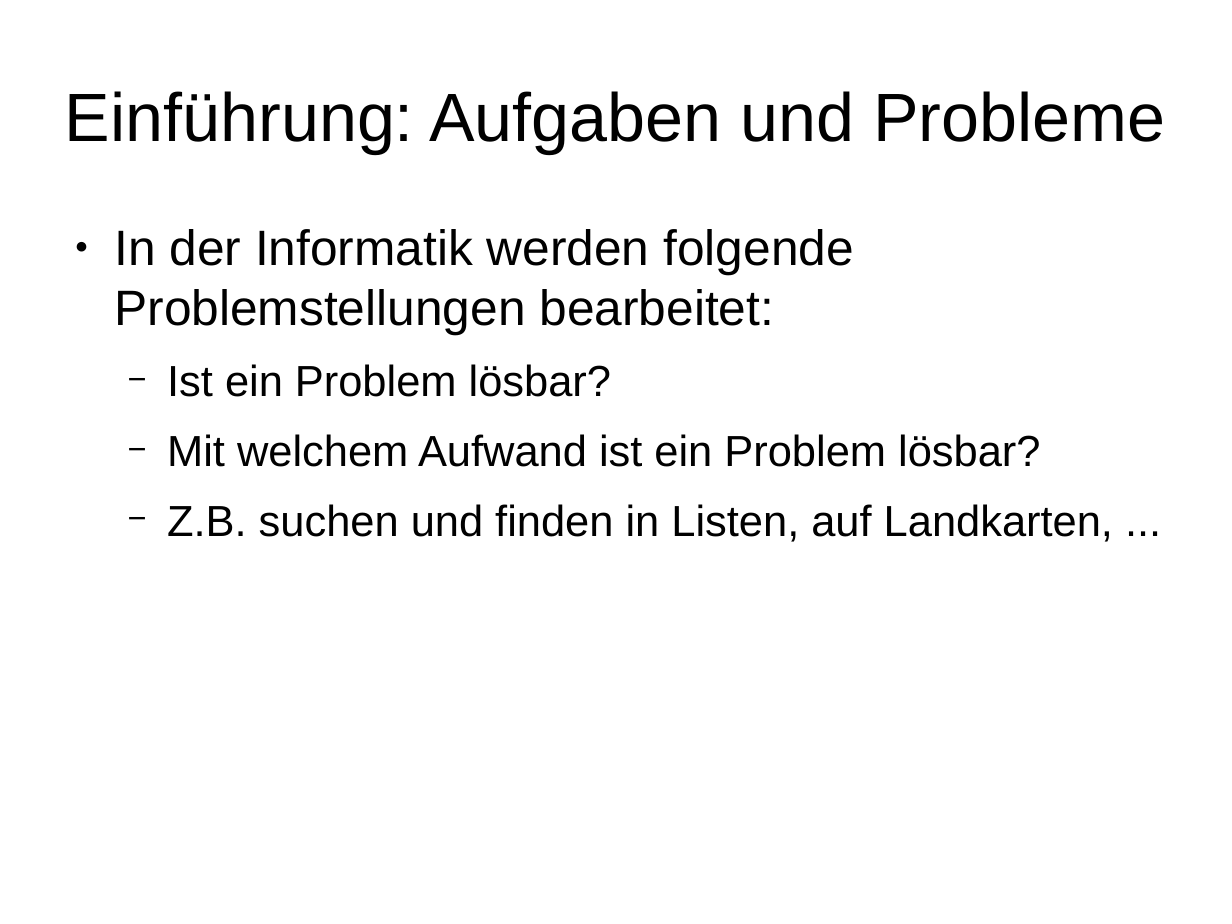
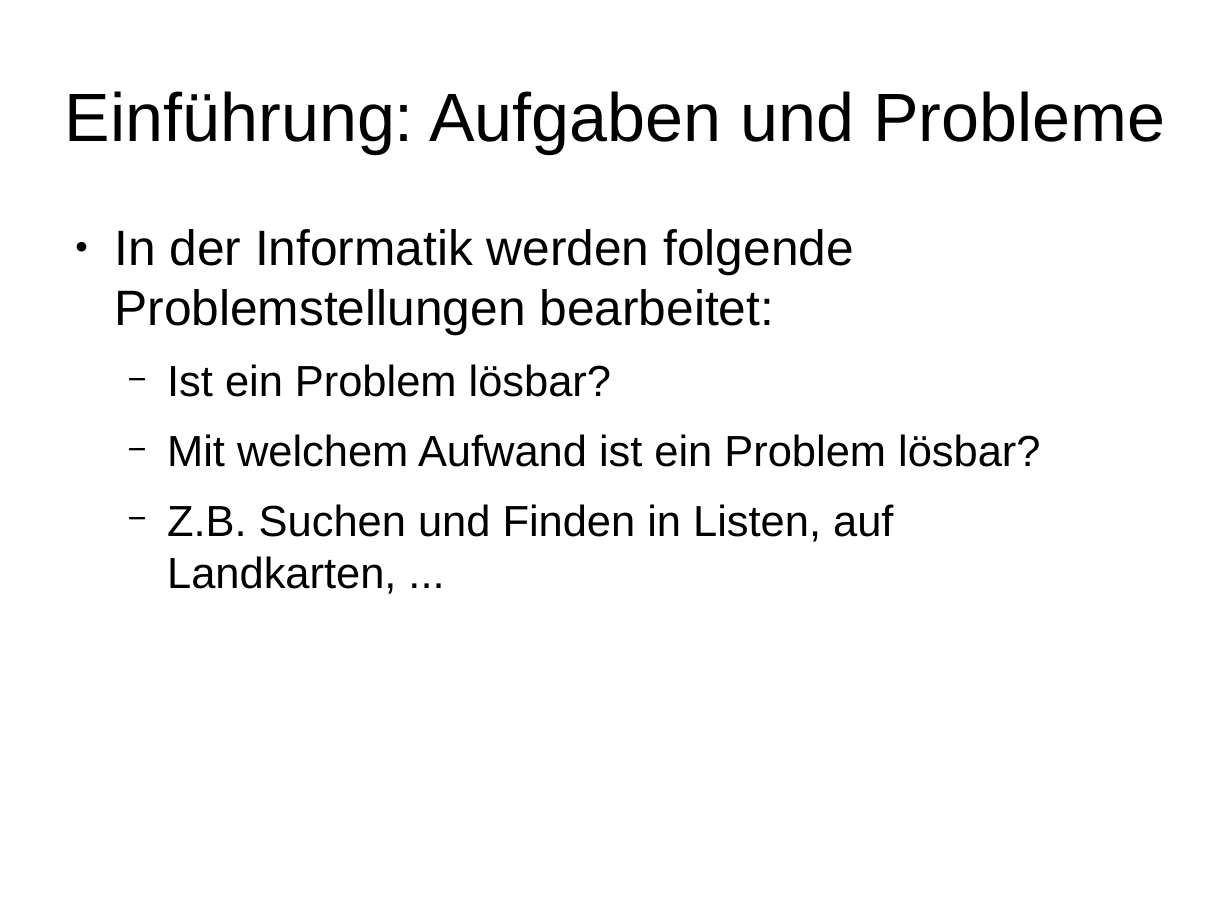
Before and after one commit to mn-io/hello-java, a slide deck: slide 6 of Folien.odp. Drawn at 1232x924 pixels with LibreOffice and Linux fonts; fonts in the diff are those of the drawing. Boxes give left, top, right and bottom in pixels: in the first picture for what was removed or moved away, otherwise in the second. Text is boxed around its words. In the diff, an @@ line names an element or a change of style, - is before the commit and + after.

```diff
--- a/Folien.odp
+++ b/Folien.odp
@@ text at box(167, 504, 893, 594): text changed @@
-  − Z.B. suchen und finden in Listen, auf Landkarten, ...
+  − Z.B. Suchen und Finden in Listen, auf Landkarten, ...
```
Also in this commit, not shown: 6 other slides changed, 1 other file.
